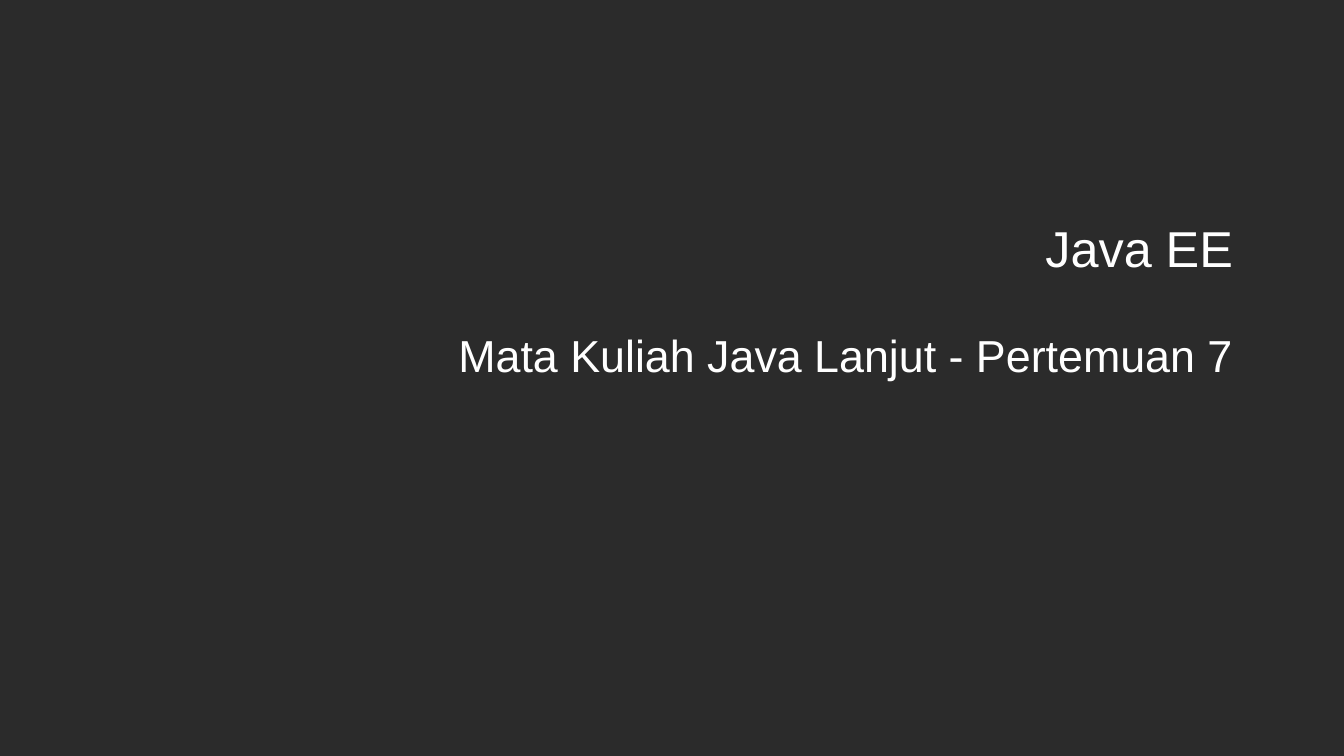
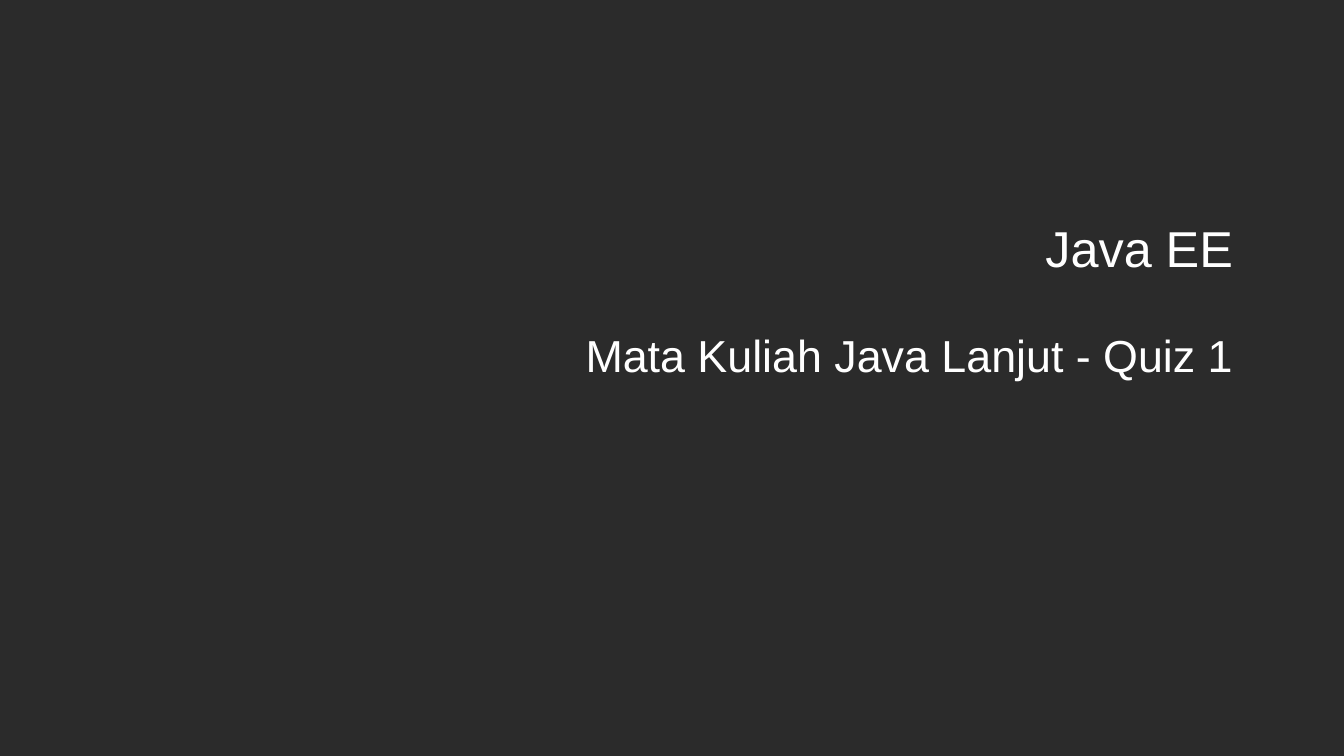
Before and after one commit to ruang-belajar/java-ee, a slide deck: slide 1 of docs/res/Java EE - Pertemuan 7.pptx. Drawn at 1344x756 pixels with LibreOffice and Linux fonts; fonts in the diff are those of the drawing; background and template pictures are left out; a plain dark background stands for a picture behind light text. Boxes give left, top, right and bottom in pixels: in the first picture for what was removed or moved away, otherwise in the second. Text is boxed around its words. In the diff, an @@ line names an element or a change of style, - is before the commit and + after.

```diff
--- a/docs/res/Java EE - Pertemuan 7.pptx
+++ b/docs/res/Java EE - Pertemuan 7.pptx
@@ subtitle at box(586, 339, 1233, 381): text changed @@
-Mata Kuliah Java Lanjut - Pertemuan 7
+Mata Kuliah Java Lanjut - Quiz 1
```
Also in this commit, not shown: 3 slides added, 14 slides removed, 4 other files.
